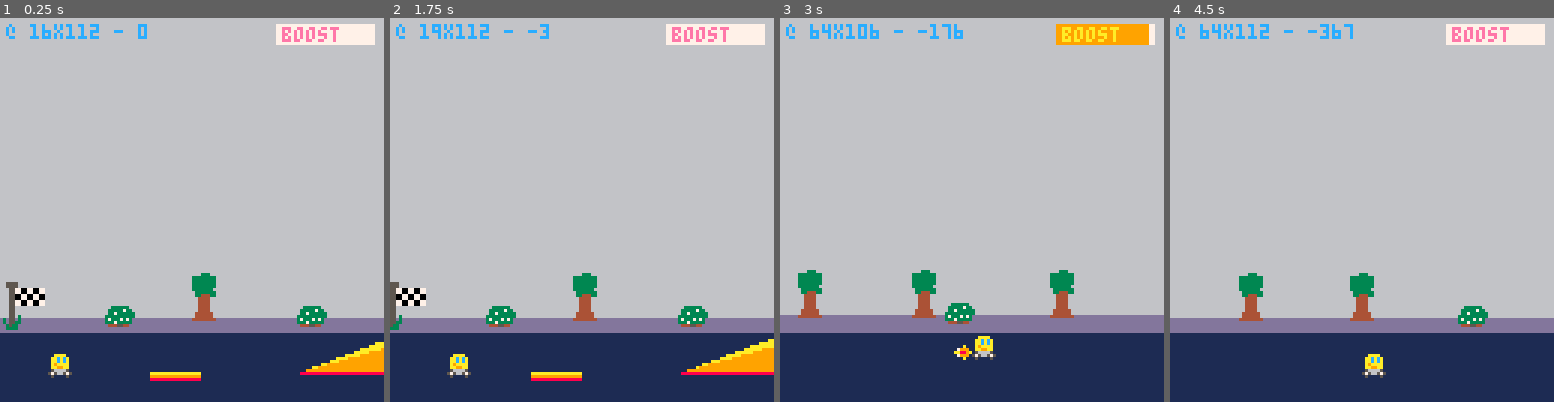
Above: before the commit, frames 1-4 (left to right).
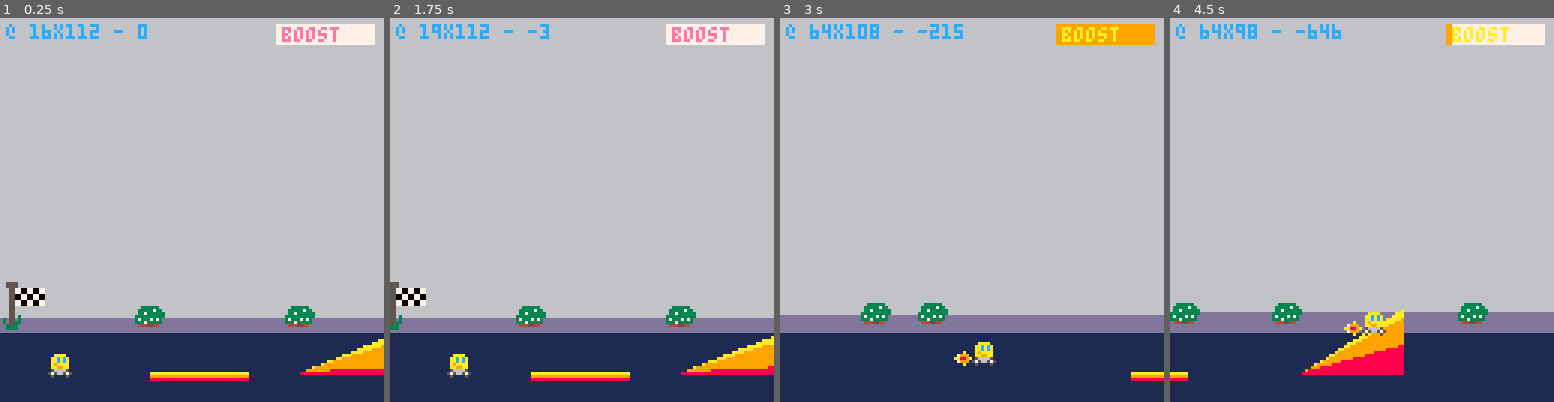
Above: after the commit, the same moments.

Repository: broquaint/pico8-carts
Game: PICO-8 cartridge racer.p8
Two runs of this game, one before a commit and one after it. Both use one fixed random seed, a clock stepped at 60 frames per second and the inputs below.
Inputs:
- Up to frame 1 (0.25 s): no input
- Up to frame 2 (1.75 s): tap X (X key) at 0.33, 1.07 s; tap O (Z key) at 0.7, 1.7 s; hold Right from 1.6 s (still down)
- Up to frame 3 (3 s): tap X (X key) at 1.85, 2.97 s; release Right at 2.1 s; tap O (Z key) at 2.1, 2.5, 2.9 s; hold Up 2.15-2.42 s; hold Right from 2.47 s (still down)
- Up to frame 4 (4.5 s): release Right at 3.03 s; hold Left 3.08-3.58 s; tap O (Z key) at 3.3, 3.7, 4.1 s; hold Down 3.63-3.97 s; hold Right from 4.02 s (still down); tap X (X key) at 4.08 s

The runs differ from the first frame. In frame 1, 2.2% of the frame differs, in the area x 27-100%, y 66-95%; in frame 2, 2.3%; in frame 3, 3.5%; in frame 4, 6.6%, in the area x 0-100%, y 1-95%.

Commit message:
Prepopulate level and support wrapping left
The former was effectively necessary for the latter. Also given the
level size is now fixed generating the level up front makes
sense. This in turn makes it possible to build comprehensible
structure into the level.

Diff:
--- a/racer.p8
+++ b/racer.p8
@@ -7,6 +7,8 @@
 brown    = 4 dim_grey = 5 silver   = 6 white    = 7
 red      = 8 orange   = 9 yellow   = 10 lime    = 11
 azure    = 12 violet  = 13 salmon  = 14 coral   = 15
+
+screen_width = 128
 
 dir_left  = -1
 dir_right = 1
@@ -51,36 +53,18 @@
    }
 
    level = {
-      has_wrapped = false
+      length = 1000
    }
 
-   scene = {
-      -- This needs to be first as it's the measure of when to wrap.
-      make_obj({ 0, 88 }, { spr = spr_flag }, 0)
-   }
-   foreach({
-      -- Trees
-      make_bg_spr(spr_tree, { 64, 85 }),
-      make_bg_spr(spr_tree, { 160, 85 }),
-      make_bg_spr(spr_tree, { 220, 85 }),
-      -- Shrub
-      make_bg_spr(spr_shrub, { 32, 95 }),
-      make_bg_spr(spr_shrub, { 96, 95 }),
-      make_bg_spr(spr_shrub, { 130, 95 }),
-   }, function(obj) add(scene, obj) end)
-
-   ramps = {
-      make_ramp({ x = 100, angle = 20, length = 45 }),
---      make_ramp({ angle = 50, length = 40 }, { 285, g_racing_line }),
-   }
-
-   boosters = {
-      make_booster({ x = 50, boost = 1.6, length = 16 })
-   }
-
-   platforms = {
-   --   make_obj({ 230, g_racing_line - 25 }, { length = 50 })
-   }
+   -- This needs to be first as it's the measure of when to wrap.
+   scene = { make_obj({ 0, 88 }, { spr = spr_flag }, 0) }
+
+   ramps = {}
+   boosters = {}
+   platforms = {}
+
+   populate_scenery()
+   populate_geometry()
 end
 
 function wrap_point() return scene[1].at[1] end
@@ -88,7 +72,7 @@
 function make_obj(pos, attr, wrap_at)
    if(wrap_at == nil) wrap_at = wrap_point()
    return merge(
-      { at = pos, orig_at = copy_table(pos), offset = wrap_at },
+      { at = pos, orig_at = copy_table(pos) },
       attr
    )
 end
@@ -96,6 +80,46 @@
 function make_bg_spr(spr, at) return make_obj(at, { spr = spr }) end
 function make_ramp(attr, at) return make_obj({ attr.x, g_racing_line }, attr) end
 function make_booster(attr, at) return make_obj({ attr.x, g_racing_line }, attr) end
+
+function populate_scenery()
+   local x = 15
+   local last_point = level.length - screen_width
+
+   while x < last_point do
+      local new_x   = x + randx(50)
+      local new_obj = randx(2) == 1
+         and make_bg_spr(spr_tree,  { new_x, 85 })
+         or  make_bg_spr(spr_shrub, { new_x, 95 })
+
+      add(scene, new_obj)
+
+      x += 60 -- Seems about right?
+--      debug('added scenery ', scene[#scene])
+   end
+end
+
+function populate_geometry()
+   local x = 30
+   local last_point = level.length - screen_width
+
+   while x < last_point do
+      local new_x = x + randx(30)
+
+      add(boosters, make_booster(
+             { x = new_x, boost = 1.2 + rnd(), length = randx(30) + 10 }
+      ))
+
+      add(ramps, make_ramp(
+             { x = new_x + 50, angle = randx(25) + 10, length = randx(20) + 30 }
+      ))
+
+      x += 300
+   end
+end
+
+----------------------
+-- UPDATE functions --
+----------------------
 
 function track_car()
    if(not DEBUG_GFX) return
@@ -263,43 +287,8 @@
 end
 
 function should_wrap_level()
-   return wrap_point() < -1000
-end
-
--- Short hack to stop generating at wrap point so scenery doesn't disappear on wrap.
--- Ideally it would be a totally smooth transition.
-function will_wrap_level()
-   return wrap_point() < -871
-end
-
-function populate_future_scene()
-   if(will_wrap_level() or level.has_wrapped) return
-
-   local last_obj = scene[#scene]
-   if last_obj.at[1] < 120 then
-      local new_x   = 150 + randx(50)
-      local new_obj = randx(2) == 1
-         and make_bg_spr(spr_tree, { new_x, 85 })
-         or  make_bg_spr(spr_shrub, { new_x, 95 })
-      add(scene, new_obj)
-      debug('added scenery ', scene[#scene])
-   end
-end
-
-function populate_future_ramps()
-   if(will_wrap_level() or level.has_wrapped) return
-
-   local last_ramp = ramps[#ramps]
-   if last_ramp.at[1] < 220 then
-      add(ramps, make_ramp(
-             { x = 760, angle = randx(25) + 10, length = randx(20) + 30 }
-      ))
---      if randx(2) > 1 then
-      add(boosters, make_booster(
-             { x = 700, boost = 1.2 + rnd(), length = randx(30) + 10 }
-      ))
---      end
-   end
+   local wp = wrap_point()
+   return wp < -level.length or wp > 129
 end
 
 function horizon_offset(y)
@@ -312,14 +301,10 @@
       obj.at[2] = horizon_offset(obj.orig_at[2])
    end
 
-   populate_future_scene()
-
    for r in all(ramps) do
       r.at[1] += -car.speed
    end
 
-   populate_future_ramps()
-
    for b in all(boosters) do
       b.at[1] += -car.speed
    end
@@ -329,9 +314,7 @@
    end
 end
 
-function reset_scene()
-   local function reset_x(obj) obj.at[1] = obj.orig_at[1] + -obj.offset + 128 end
-
+function reset_scene(reset_x)
    foreach(scene,     reset_x)
    foreach(ramps,     reset_x)
    foreach(boosters,  reset_x)
@@ -339,15 +322,20 @@
 end
 
 function _update()
+   local function reset_x_right(obj) obj.at[1] = obj.orig_at[1] + screen_width end
+   local function reset_x_left(obj)  obj.at[1] = -((level.length - screen_width) - obj.orig_at[1]) end
    if should_wrap_level() then
-      reset_scene()
-      level.has_wrapped = true
+      reset_scene((wrap_point() < 0) and reset_x_right or reset_x_left)
    else
       update_scene()
    end
 
    update_car()
 end
+
+----------------------
+-- DRAW functions --
+----------------------
 
 function ramp_trig(r, angle)
    angle = angle == nil and r.angle or angle
@@ -475,7 +463,10 @@
    draw_car()
 end
 
--- ## Util functions ## --
+----------------------
+-- UTILITY functions --
+----------------------
+
 DEBUG_GFX = false
 DEBUG = true
 
